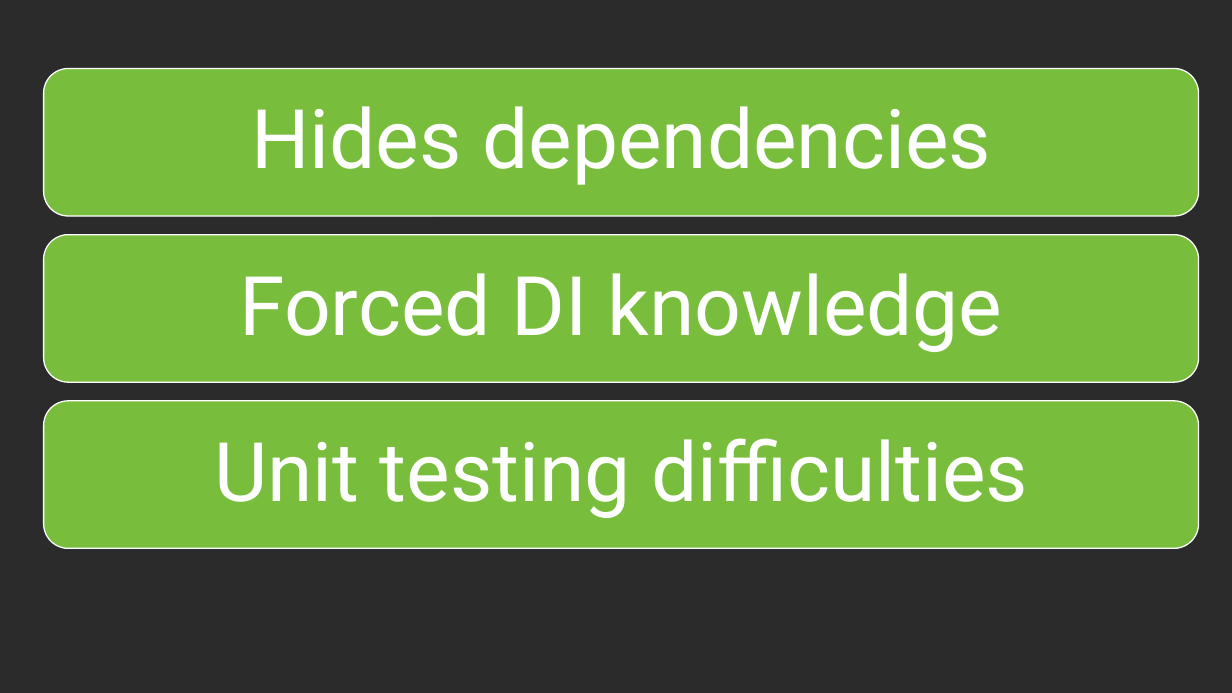
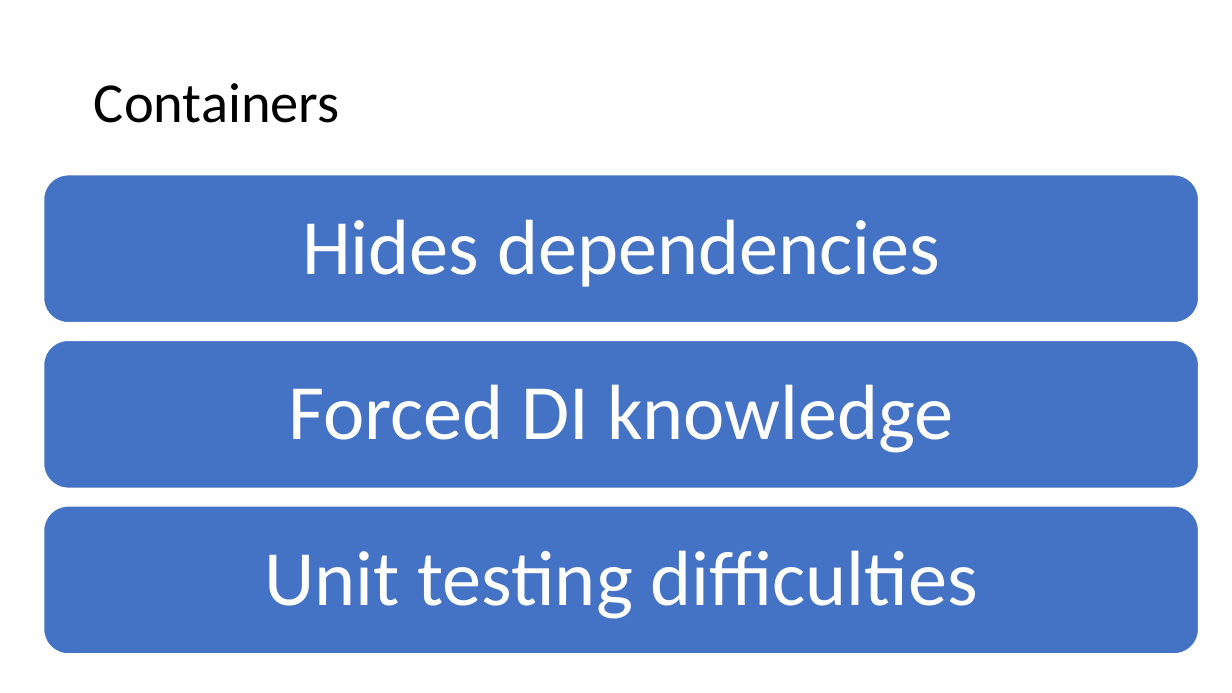
Before and after one commit to JasonBock/Presentations, a slide deck: slide 25 of Dependencies Demystified.pptx. Drawn at 1232x693 pixels with LibreOffice and Linux fonts; fonts in the diff are those of the drawing; background and template pictures are left out; a plain dark background stands for a picture behind light text. Boxes give left, top, right and bottom in pixels: in the first picture for what was removed or moved away, otherwise in the second. Text is boxed around its words. In the diff, an @@ line names an element or a change of style, - is before the commit and + after.

```diff
--- a/Dependencies Demystified.pptx
+++ b/Dependencies Demystified.pptx
@@ background picture (left out) to #FFFFFF @@
@@ rounded rectangle removed at [43, 68, 1199, 216] @@
@@ title added at [94, 83, 340, 123], 44 pt, text #000000 @@
+Containers
@@ rounded rectangle: place and size @@
-rounded rectangle at [43, 235, 1199, 383]
+rounded rectangle at [43, 175, 1199, 323]
@@ rounded rectangle at [43, 175, 1199, 323]: fill #78BE3C to #4472C4 @@
@@ 3 texts: place and size @@
-3 texts at [214, 106, 1028, 518]
+3 texts at [264, 219, 978, 619]
@@ size 64 to 61 pt, font Roboto to Calibri; less space between paragraphs in 3 elements at [264, 550, 978, 619], [289, 384, 953, 453], [302, 219, 940, 287] @@
@@ rounded rectangle: place and size @@
-rounded rectangle at [43, 401, 1199, 549]
+rounded rectangle at [43, 340, 1199, 488]
@@ rounded rectangle at [43, 340, 1199, 488]: fill #78BE3C to #4472C4 @@
@@ rounded rectangle added at [43, 506, 1199, 654], fill #4472C4, outline #FFFFFF 1 pt @@
```
Also in this commit, not shown: 44 other slides changed.
